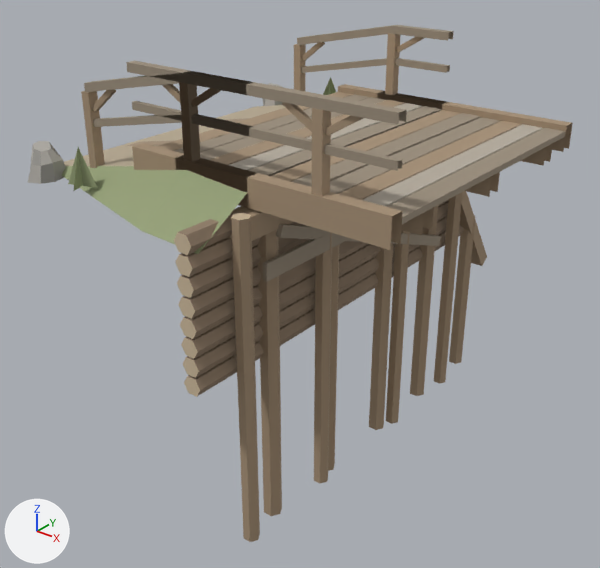
Renders of the glTF model game/assets/modelle/wasser/wasser_holzbruecke.glb from each side of a commit.
The view is the same before and after, from a 50 mm lens placed at (6.26, -9.19, 3.78), pointed at (-1.09, -0.01, -1.91). Every picture has the same lights, and +X, +Y and +Z are marked at lower left. The picture after the commit comes second. Vertices at exactly the same position are counted once.

Objects in the first picture: 'Holz_Ende', 'Holz_Gelaender', 'Holz_Joch'.
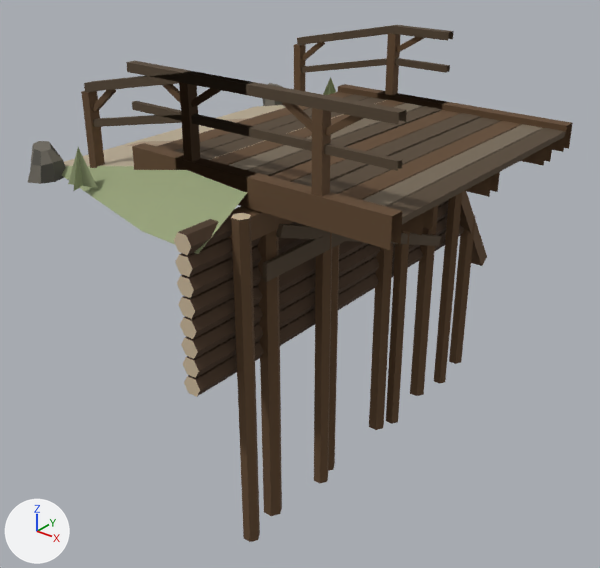
Where the change shows, as pixel boxes (x1, y1, x2, y2) in the pictures (600 x 568 px):
part 1 of me_holz_ende, recoloured
    both: (81, 33, 462, 542)
part 2 of me_holz_ende, recoloured
    both: (84, 25, 453, 175)
part 3 of me_holz_ende, recoloured (darker)
    both: (178, 199, 464, 396)
part 4 of me_holz_ende, recoloured
    both: (30, 85, 283, 184)
part 5 of me_holz_ende, recoloured
    both: (28, 83, 282, 184)
part 6 of me_holz_gelaender, recoloured
    both: (132, 101, 390, 160)
part 7 of me_holz_gelaender, recoloured
    both: (126, 61, 405, 122)
part 8 of me_holz_gelaender, recoloured
    both: (136, 103, 402, 171)
part 9 of me_holz_gelaender, recoloured
    both: (130, 63, 407, 125)
part 10 of me_holz_gelaender, recoloured
    both: (162, 84, 363, 196)
part 12 of me_holz_joch, recoloured (darker)
    both: (132, 84, 573, 516)
part 13 of me_holz_joch, recoloured (darker)
    both: (174, 94, 565, 282)
part 14 of me_holz_joch, recoloured
    both: (230, 103, 543, 206)

The change, as a list of edits to the scene's bpy script:
```text
Add mat_holz_001:
    mat_holz_001 = principled_material('Holz.001')
    mat_holz_001.base_color = (0.119, 0.0637, 0.0272)  # brown #61472e
    mat_holz_001.roughness = 0.9
Add mat_holz_alt_001:
    mat_holz_alt_001 = principled_material('Holz alt.001')
    mat_holz_alt_001.base_color = (0.089, 0.0593, 0.0331)  # brown #544533
    mat_holz_alt_001.roughness = 0.9
Add mat_bretter:
    mat_bretter = principled_material('Bretter')
    mat_bretter.base_color = (0.179, 0.14, 0.0946)  # brown #756957
    mat_bretter.roughness = 0.9
Add mat_rinde:
    mat_rinde = bpy.data.materials.new('Rinde')
    # nodes: BsdfPrincipled, Mix, OutputMaterial, VertexColor
    # colours: brown #4c3826, mixed with the vertex colours
Add mat_holz_alt:
    mat_holz_alt = bpy.data.materials.new('Holz alt')
    # nodes: BsdfPrincipled, Mix, OutputMaterial, VertexColor
    # colours: brown #544533, mixed with the vertex colours
Add mat_fels_dunkel:
    mat_fels_dunkel = bpy.data.materials.new('Fels dunkel')
    # nodes: BsdfPrincipled, Mix, OutputMaterial, VertexColor
    # colours: dark grey #54524a, mixed with the vertex colours
Add mat_holz:
    mat_holz = bpy.data.materials.new('Holz')
    # nodes: BsdfPrincipled, Mix, OutputMaterial, VertexColor
    # colours: brown #61472e, mixed with the vertex colours
Add mat_fels:
    mat_fels = bpy.data.materials.new('Fels')
    # nodes: BsdfPrincipled, Mix, OutputMaterial, VertexColor
    # colours: grey #706b61, mixed with the vertex colours
Change me_holz_ende:
    where me_holz_ende.from_pydata(...)  # 390 vertices, 470 faces; spans x -4.0..0.24, y -3.3..3.3, z -4.5..1.75
    me_holz_ende part 1: 168 faces spanning x -2.97..0.24, y -2.7..2.7, z -4.5..1.66 switch from mat_farben to mat_holz
    me_holz_ende part 2: 60 faces spanning x -2.9..0.0, y -2.32..2.32, z 0.51..1.75 switch from mat_farben to mat_holz_alt
    me_holz_ende part 3: 80 faces spanning x -0.28..0.0, y -3.3..3.3, z -1.89..0.24 switch from mat_farben to mat_rinde
    me_holz_ende part 4: 28 faces spanning x -3.96..-3.4, y -2.84..2.79, z -0.05..0.46 switch from mat_farben to mat_fels_dunkel
    me_holz_ende part 5: 38 faces spanning x -3.96..-3.46, y -2.84..2.79, z -0.05..0.46 switch from mat_farben to mat_fels
Change me_holz_gelaender:
    where me_holz_gelaender.from_pydata(...)  # 64 vertices, 72 faces; spans x -2.0..2.0, y -2.33..-2.17, z 0.3..1.75
    me_holz_gelaender part 6: all 3 faces centred in x -0.67, y -2.29..-2.21, z 1.18..1.25 switch from mat_farben to mat_holz_alt_001 (brown #544533)
    me_holz_gelaender part 7: all 3 faces centred in x -0.67, y -2.32..-2.18, z 1.67..1.75 switch from mat_farben to mat_holz_alt_001 (brown #544533)
    me_holz_gelaender part 8: all 3 faces centred in x 0.67, y -2.29..-2.21, z 1.18..1.25 switch from mat_farben to mat_holz_alt_001 (brown #544533)
    me_holz_gelaender part 9: all 3 faces centred in x 0.67, y -2.32..-2.18, z 1.67..1.75 switch from mat_farben to mat_holz_alt_001 (brown #544533)
    me_holz_gelaender part 10: 60 of the faces centred in x -1.51..1.51, y -2.33..-2.17, z 0.74..1.64 switch from mat_farben to mat_holz_001 (brown #61472e)
    me_holz_gelaender part 11: vertex colours changed
Change me_holz_joch:
    where me_holz_joch.from_pydata(...)  # 252 vertices, 246 faces; spans x -2.0..2.0, y -2.6..4.09, z -4.5..0.68
    me_holz_joch part 12: 148 faces spanning x -2.0..2.0, y -2.6..4.09, z -4.5..0.68 switch from mat_farben to mat_holz_001 (brown #61472e)
    me_holz_joch part 13: 76 faces spanning x -1.65..1.99, y -2.3..2.3, z -1.58..0.6 switch from mat_farben to mat_holz_alt_001 (brown #544533)
    me_holz_joch part 14: 12 faces spanning x -0.65..1.65, y -2.15..2.15, z 0.51..0.6 switch from mat_farben to mat_bretter (brown #756957)
```
